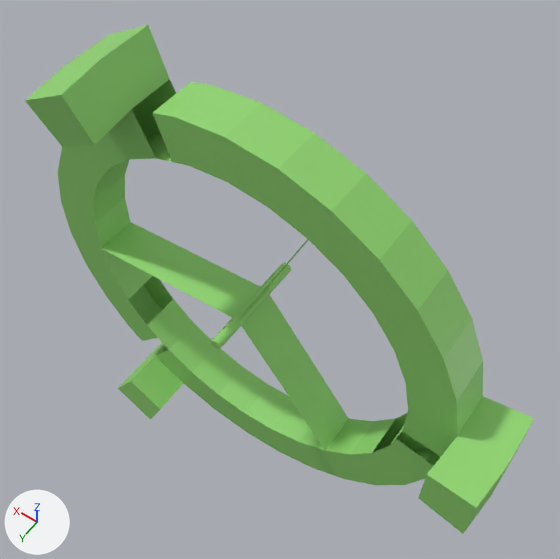
Before and after pictures for a commit that changed the Blender file resources/blender/ringwheel_mod.blend.
Both versions are drawn from a camera (50 mm lens) standing at (-24.4, 30.1, 52.8) and looking at (-1.3, -2.2, 2.1). The lights are fixed; the arrows at lower left show +X, +Y and +Z.

Objects in the first picture: 'Ringwheel'.
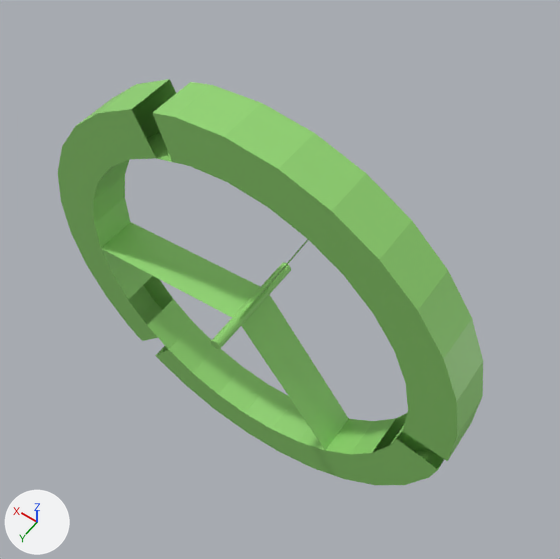
What changed in the scene script:
```text
Change me_ringwheel:
    used by ob_ringwheel; location = (0.0, 0.0, 0.0)
    remove me_ringwheel.from_pydata(...)  # 285 vertices, 247 faces; spans x -23.8..19.9, y -5.0..6.2, z -21.8..21.8
    add me_ringwheel.from_pydata(...)  # 262 vertices, 219 faces; spans x -19.9..19.9, y -5.0..5.0, z -20.0..20.0
    me_ringwheel part 1
    8 vertices are removed from x 8.0..14.0, y -2.3..6.2, z -21.8..-16.0
    9 faces are deleted
    me_ringwheel part 2
    9 vertices are removed from x 7.3..14.0, y -2.3..6.2, z 15.9..21.8
    15 faces are deleted
    2 vertices are added at (4.0, -2.0, 15.4), (6.1, 2.0, 18.9)
    5 new faces join them
    me_ringwheel part 3
    8 vertices are removed from x -23.8..-19.5, y -2.3..6.2, z -2.4..2.4
    9 faces are deleted
```

Where the change shows, as pixel boxes (x1, y1, x2, y2) in the pictures (560 x 559 px):
'Ringwheel', reshaped (16% narrower, 20% shorter)
    before: (25, 25, 534, 533)
    after: (58, 79, 483, 485)
part 1 of me_ringwheel, deleted (green)
    before: (118, 343, 184, 420)
part 2 of me_ringwheel, cut back
    before: (25, 25, 212, 166)
    after: (99, 82, 212, 166)
part 3 of me_ringwheel, deleted (green)
    before: (418, 396, 534, 533)
